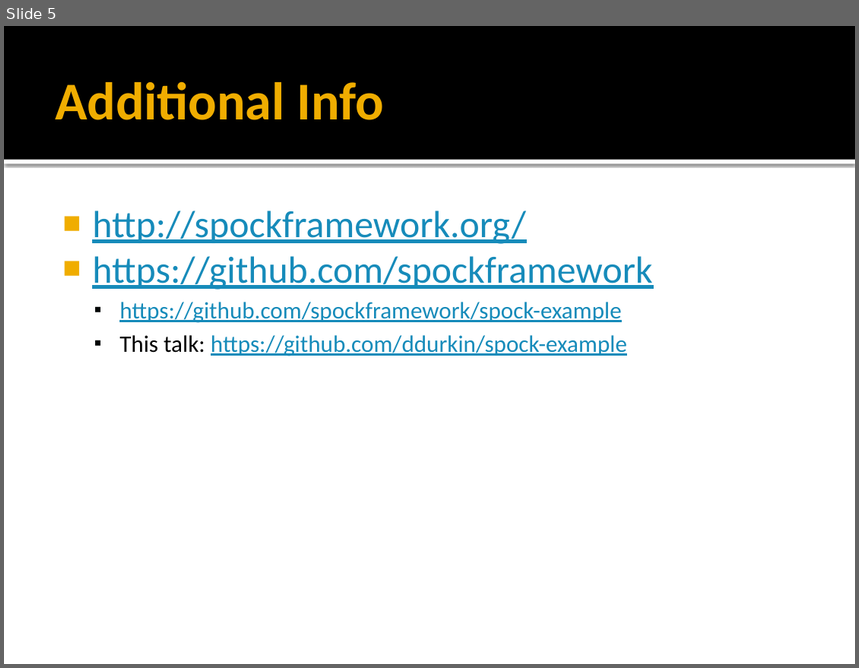
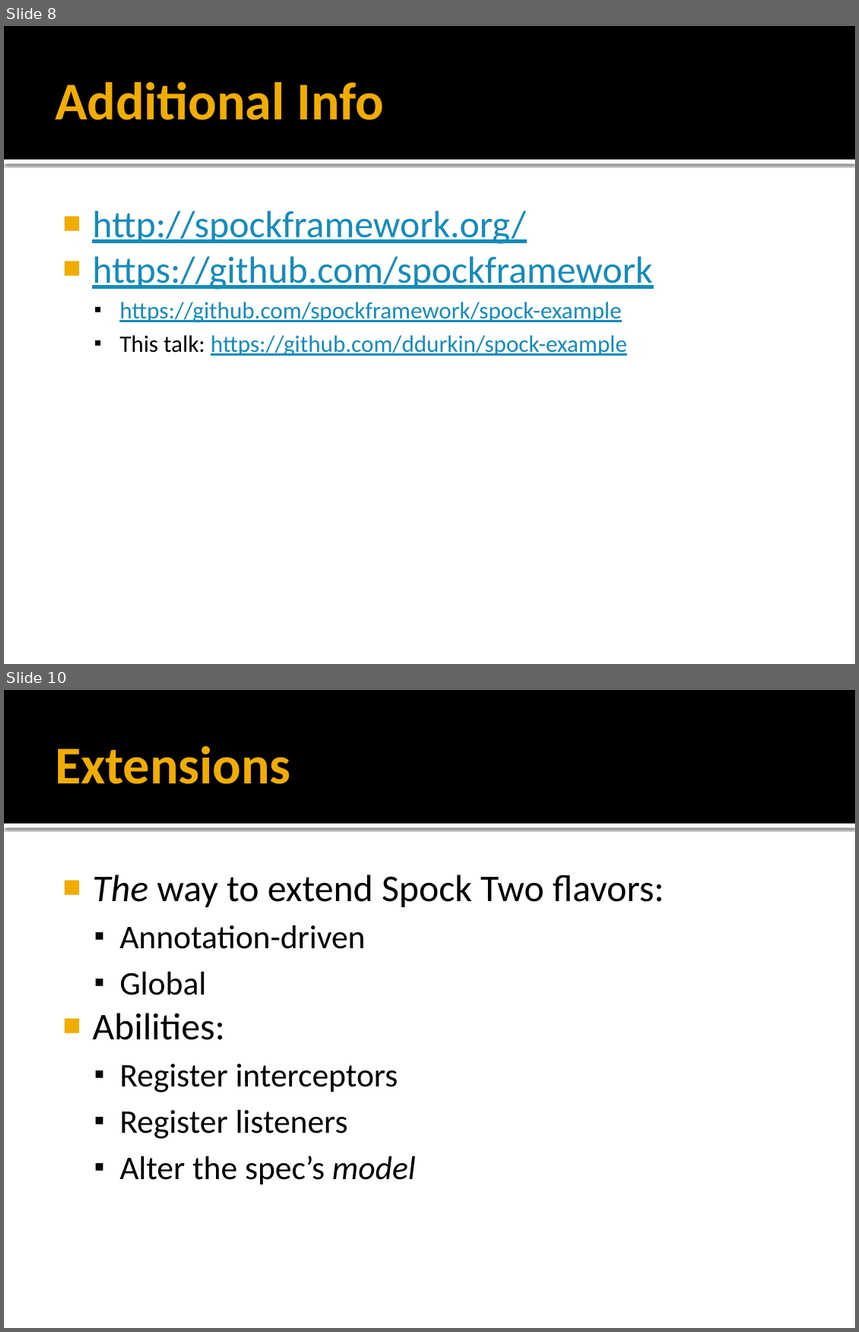
Before and after one commit to ddurkin/spock-example, a slide deck: BGUG-Spock.pptx. Shown one above the other, each under a label of ours: slide 5 before the commit, slides 8 and 10 after it; the slides between them are not shown. The pictures are 859x668 and 859x1332 pixels, drawn with LibreOffice and Linux fonts; fonts in the diff are those of the drawing. Boxes give left, top, right and bottom in pixels: in the first picture for what was removed or moved away, otherwise in the second. Text is boxed around its words. In the diff, an @@ line names an element or a change of style, - is before the commit and + after.

```diff
--- a/BGUG-Spock.pptx
+++ b/BGUG-Spock.pptx
@@ slide 10 added at (4,690,855,1328), background #FFFFFF; not listed: 2 template elements that a slide beside it also shows @@
@@ title added at (55,746,291,784), 45 pt, text #F0AD00, bold @@
+Extensions
@@ text added at (92,875,664,1185), 28 pt, text #000000 @@
+■ The way to extend Spock Two flavors:
+  ▪ Annotation-driven
+  ▪ Global
+■ Abilities:
+  ▪ Register interceptors
+  ▪ Register listeners
+  ▪ Alter the spec’s model
@@ what was slide 5 is now slide 8 @@
```
Also in this commit, not shown: 3 slides changed, 6 other slides added.
